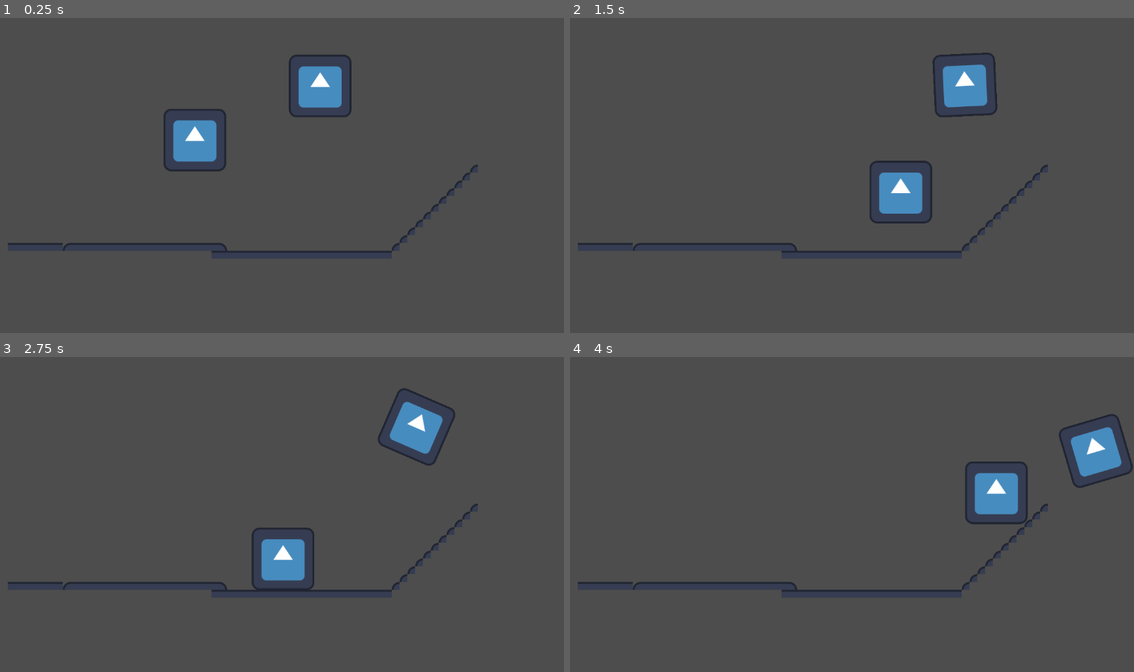
Above: before the commit, frames 1-4 (two rows, left to right).
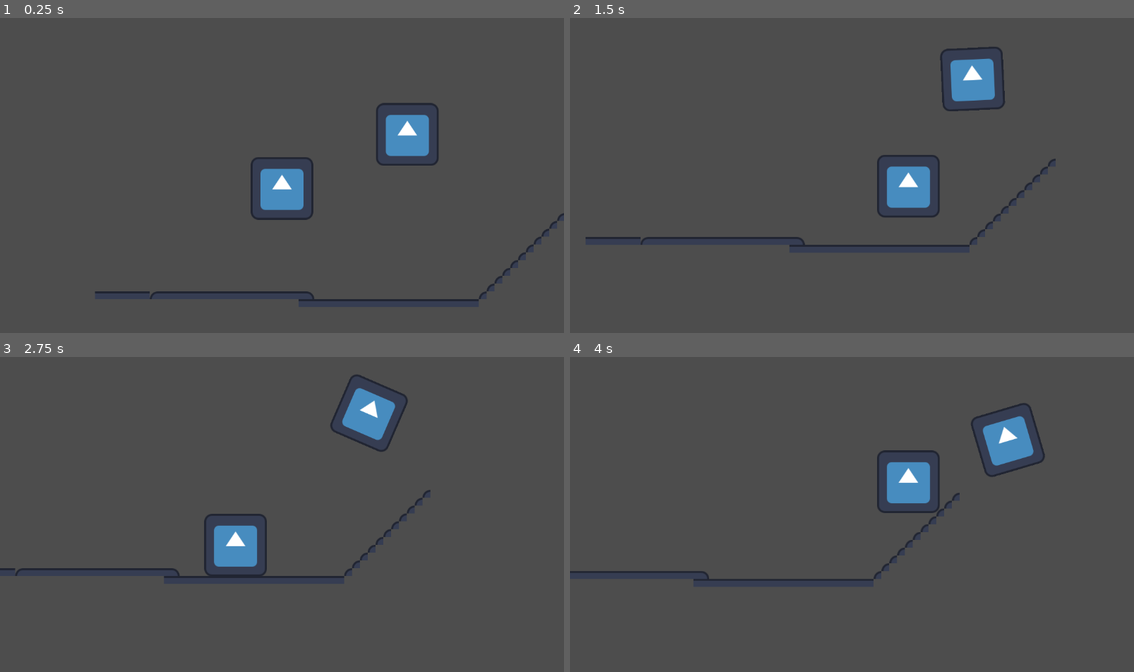
Above: after the commit, the same moments.

Repository: dustngroh/CapstoneProject
Game: Godot game, scene res://tile_map_layer.tscn
The game is run twice, just before and just after one commit, with the same random seed, the same clock (stepped at 60 frames per second) and the same inputs. The project has no main scene, so this scene is started directly. The engine's default icon, where the game draws it, is replaced by a stand-in: a white triangle on a blue panel in a dark square.
Inputs:
- Up to frame 1 (0.25 s): no input
- Up to frame 2 (1.5 s): tap Enter (ui_accept) at 0.5, 0.77 s; hold Right (ui_right) from 0.53 s (still down)
- Up to frame 3 (2.75 s): tap Enter (ui_accept) at 1.52 s; release Right (ui_right) at 2.03 s; hold Left (ui_left) from 2.03 s (still down)
- Up to frame 4 (4 s): release Left (ui_left) at 2.78 s; hold Right (ui_right) from 2.78 s (still down); tap Enter (ui_accept) at 3.02, 3.77 s

The runs differ from the first frame. In frame 1, 6.4% of the frame differs, in the area x 1-100%, y 11-90%; in frame 2, 3.5%; in frame 3, 6.1%; in frame 4, 6.3%.

Commit message:
added Camera to Player

Diff:
--- a/run-game/character_body_2d.tscn
+++ b/run-game/character_body_2d.tscn
@@ -15,3 +15,7 @@
 
 [node name="Sprite2D" type="Sprite2D" parent="."]
 texture = ExtResource("2_y4rd1")
+
+[node name="Camera2D" type="Camera2D" parent="."]
+drag_horizontal_enabled = true
+drag_vertical_enabled = true
